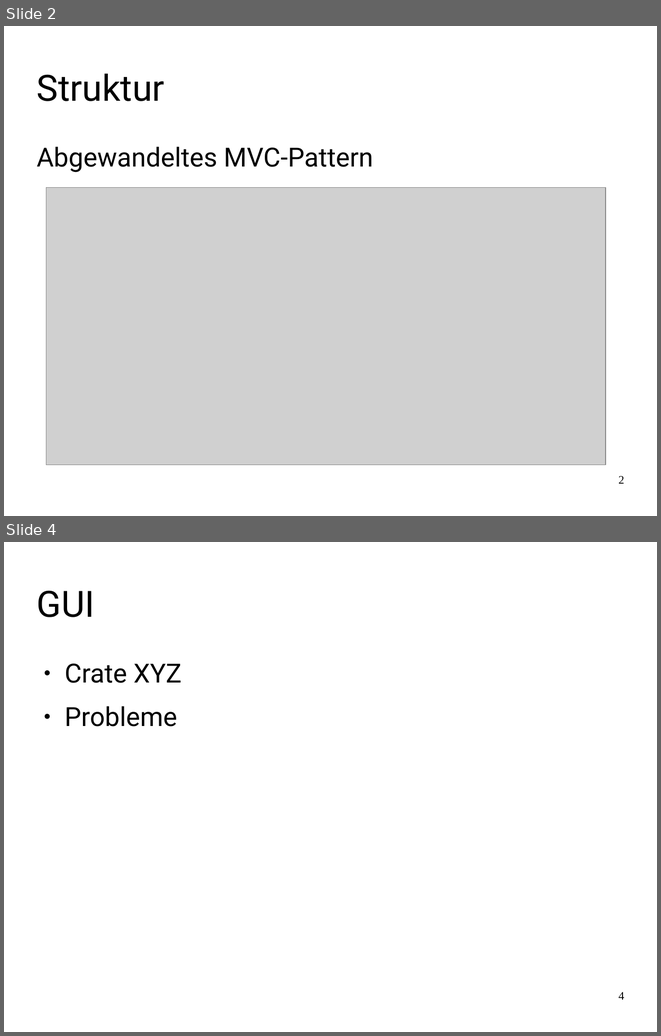
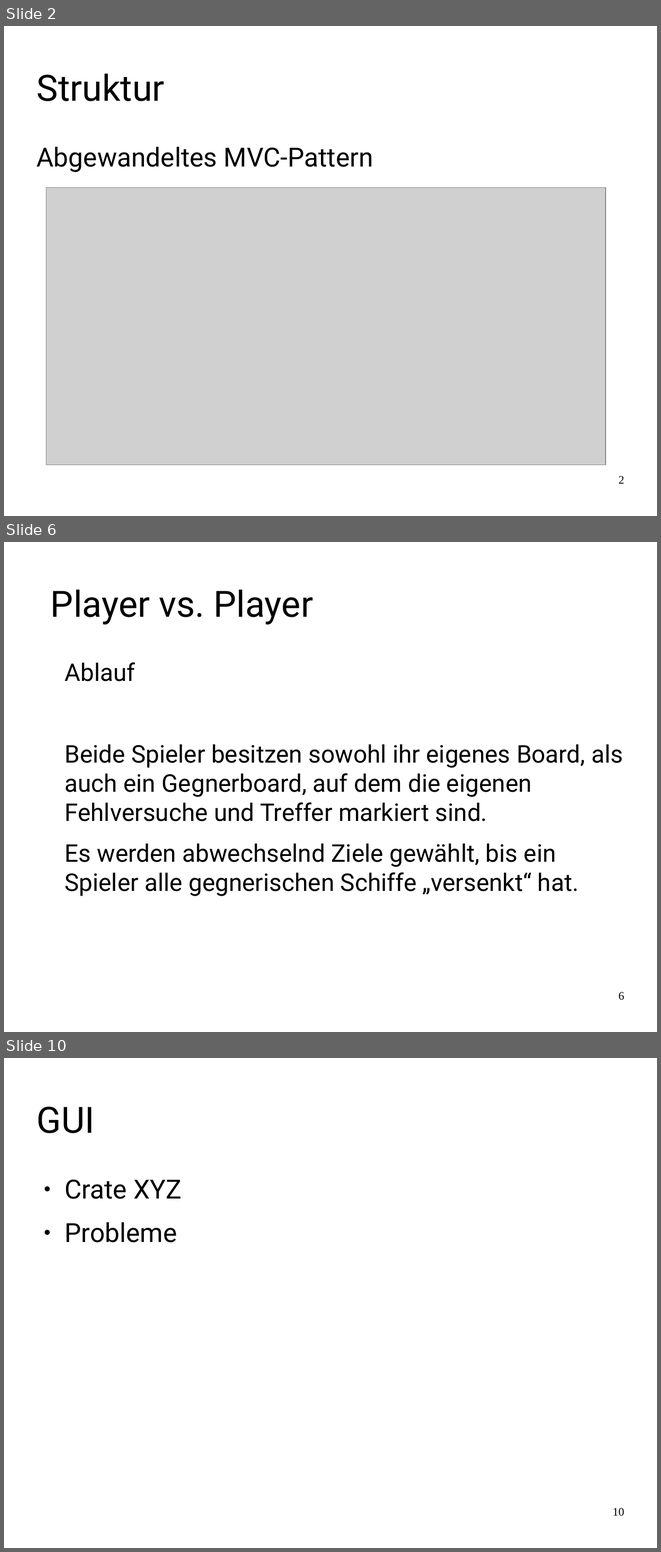
Before and after one commit to FamkeLamberti/battleship-presentation, a slide deck: Abschlusspraesentation_SchiffeVersenken.odp. Shown one above the other, each under a label of ours: slides 2 and 4 before the commit, slides 2, 6 and 10 after it; the slides between them are not shown. The pictures are 661x1036 and 661x1552 pixels, drawn with LibreOffice and Linux fonts; fonts in the diff are those of the drawing; grey boxes stand for pictures. Boxes give left, top, right and bottom in pixels: in the first picture for what was removed or moved away, otherwise in the second. Text is boxed around its words. In the diff, an @@ line names an element or a change of style, - is before the commit and + after.

```diff
--- a/Abschlusspraesentation_SchiffeVersenken.odp
+++ b/Abschlusspraesentation_SchiffeVersenken.odp
@@ slide 6 added at [4, 542, 657, 1032], background #FFFFFF @@
@@ title added at [51, 589, 314, 625], 44 pt, text #000000 @@
+Player vs. Player
@@ text added at [64, 662, 623, 896], 29.6 pt, text #000000 @@
+Ablauf
+Beide Spieler besitzen sowohl ihr eigenes Board, als auch ein Gegnerboard, auf dem die eigenen Fehlversuche und Treffer markiert sind.
+Es werden abwechselnd Ziele gewählt, bis ein Spieler alle gegnerischen Schiffe „versenkt“ hat.
@@ page number added at [618, 991, 624, 1000], 14 pt, text #000000 @@
+6
@@ what was slide 4 is now slide 10 @@
@@ page number at [612, 1507, 624, 1516]: text changed @@
-4
+10
```
Also in this commit, not shown: 1 slide changed, 5 other slides added.
